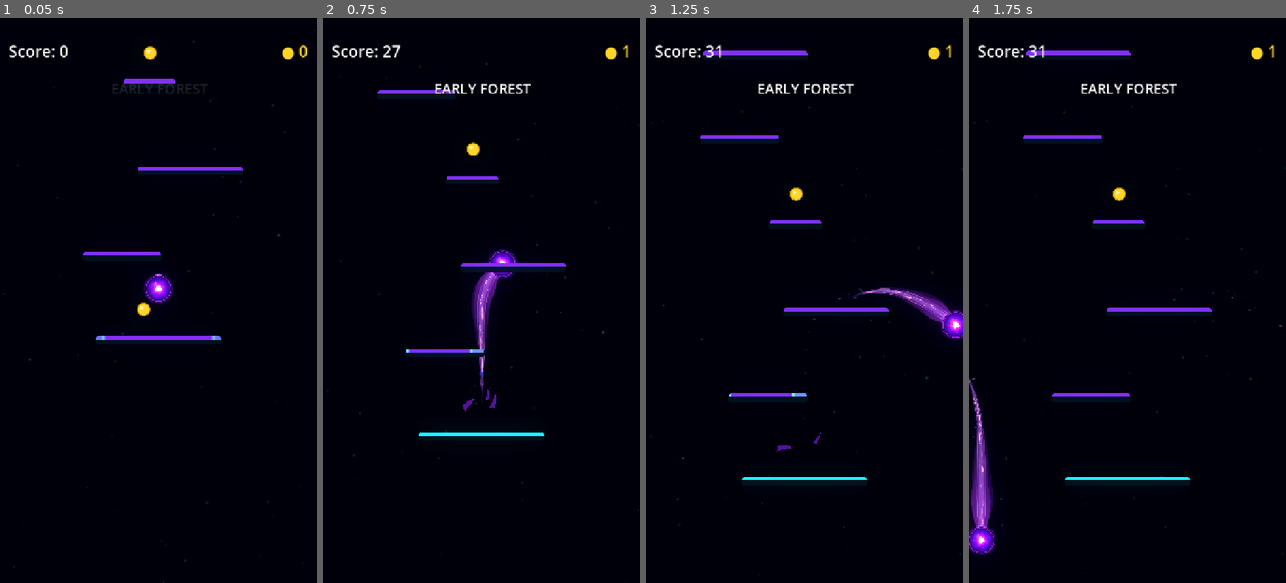
Above: before the commit, frames 1-4 (left to right).
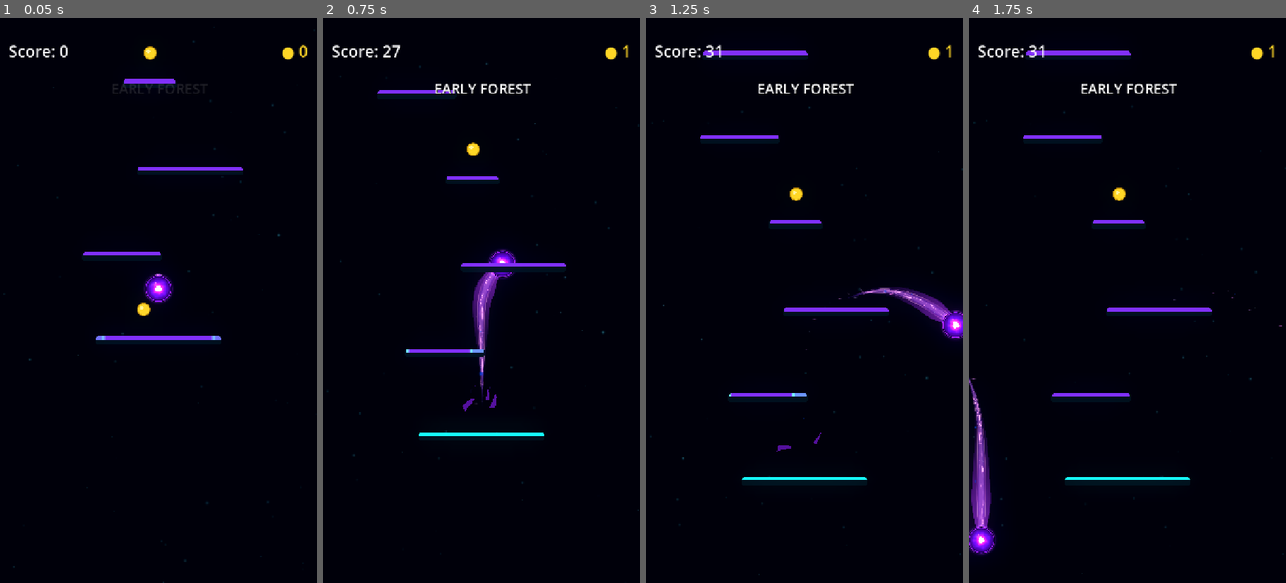
Above: after the commit, the same moments.

Repository: Kryodo/TowerJump
Game: Godot game, scene res://scenes/main.tscn
Two runs of this game, one before a commit and one after it. Both use one fixed random seed, a clock stepped at 60 frames per second and the inputs below.
Inputs (mouse positions are in pixels of both pictures, inside the frame that each line leads up to):
- Up to frame 1 (0.05 s): no input
- Up to frame 2 (0.75 s): move the mouse to (551, 272) at 0.52 s; hold Right (ui_right) from 0.53 s (still down); click (551, 272) at 0.67 s
- Up to frame 3 (1.25 s): keep holding Right (ui_right)
- Up to frame 4 (1.75 s): release Right (ui_right) at 1.25 s; drag from (1064, 328) to (1117, 193) at 1.27 s

Frame 1 is identical in both runs. In frame 2, less than 0.1% of the frame differs, in the area x 46-55%, y 45-69%; in frame 3, less than 0.1%; in frame 4, 0.1%, in the area x 0-8%, y 71-90%.

Commit message:
Remove membrane edge width undulation

Diff:
--- a/scripts/ball_trail.gd
+++ b/scripts/ball_trail.gd
@@ -382,28 +382,6 @@
 	return point - tangent * head_offset + perpendicular * drift
 
 
-func _get_membrane_edge_wave(progress: float, phase_offset: float = 0.0) -> float:
-	var edge_time: float = _trail_time
-	# A broad rolling swell sets the silhouette; offset nested waves keep it
-	# from reading as a regular sine ripple. Each flank uses its own phase.
-	var broad_wave: float = sin(
-		progress * 8.3 - edge_time * 0.82
-		+ sin(progress * 3.1 + edge_time * 0.31 + phase_offset * 0.28) * 0.95
-		+ sin(progress * 5.7 - edge_time * 0.47 + 1.4 - phase_offset * 0.35) * 0.42
-		+ phase_offset
-	)
-	var medium_wave: float = sin(
-		progress * 15.2 + edge_time * 1.07 + 1.7 + phase_offset * 1.13
-	)
-	var detail_wave: float = sin(
-		progress * 26.7 - edge_time * 1.45 + 0.6 - phase_offset * 0.72
-	)
-	var slow_wave: float = sin(
-		progress * 4.1 + edge_time * 0.43 + phase_offset * 0.75
-	)
-	return broad_wave * 0.43 + medium_wave * 0.25 + detail_wave * 0.14 + slow_wave * 0.18
-
-
 func _update_unified_comet_shape(delta: float = 0.0) -> void:
 	if _unified_shape == null or _points.size() < 2:
 		return
@@ -457,24 +435,12 @@
 
 	var upper_edge_points: Array[Vector2] = []
 	var lower_edge_points: Array[Vector2] = []
-	var upper_half_widths: Array[float] = []
-	var lower_half_widths: Array[float] = []
 	for i in range(path.size()):
-		var progress: float = cumulative_distances[i] / total_distance
-		# Leave the orb connection untouched, then let two differently phased
-		# edge waves pull the membrane edges independently as they travel rearward.
-		var edge_envelope: float = smoothstep(0.025, 0.19, progress)
-		var upper_wave: float = _get_membrane_edge_wave(progress)
-		var lower_wave: float = _get_membrane_edge_wave(progress, 2.05)
+		# Keep the original clean, consistent ribbon width. Organic movement is
+		# already supplied by the trail path, plasma flow and travelling pulses.
 		var base_half_width: float = half_widths[i]
-		var upper_width: float = base_half_width * maxf(0.72, 1.0 + upper_wave * 0.26 * edge_envelope)
-		var lower_width: float = base_half_width * maxf(0.72, 1.0 + lower_wave * 0.26 * edge_envelope)
-		upper_half_widths.append(upper_width)
-		lower_half_widths.append(lower_width)
-		upper_edge_points.append(path[i] + normals[i] * upper_width)
-		lower_edge_points.append(path[i] - normals[i] * lower_width)
-		# Landing fragments and pulse anchors use a representative live width.
-		half_widths[i] = (upper_width + lower_width) * 0.5
+		upper_edge_points.append(path[i] + normals[i] * base_half_width)
+		lower_edge_points.append(path[i] - normals[i] * base_half_width)
 
 	_latest_trail_path = path.duplicate()
 	_latest_trail_distances = cumulative_distances.duplicate()
@@ -519,8 +485,8 @@
 	var previous_progress: float = 0.0
 	for i in range(1, path.size()):
 		var progress: float = cumulative_distances[i] / total_distance
-		var current_left: Vector2 = path[i] + normals[i] * upper_half_widths[i]
-		var current_right: Vector2 = path[i] - normals[i] * lower_half_widths[i]
+		var current_left: Vector2 = path[i] + normals[i] * half_widths[i]
+		var current_right: Vector2 = path[i] - normals[i] * half_widths[i]
 		var previous_left_uv := Vector2(previous_progress, 0.0)
 		var previous_right_uv := Vector2(previous_progress, 1.0)
 		var current_left_uv := Vector2(progress, 0.0)
@@ -1092,10 +1058,6 @@
 
 	var progress_for_shader: float = _pulse_progress if _pulse_active else -1.0
 	var strength_for_shader: float = 1.0 if _pulse_active else 0.0
-	var aura_shader_material := _trail_aura.material as ShaderMaterial
-	if aura_shader_material != null:
-		aura_shader_material.set_shader_parameter("edge_time", _trail_time)
-
 	var materials: Array[ShaderMaterial] = [
 		_unified_shape.material as ShaderMaterial,
 		_energy_line.material as ShaderMaterial,
